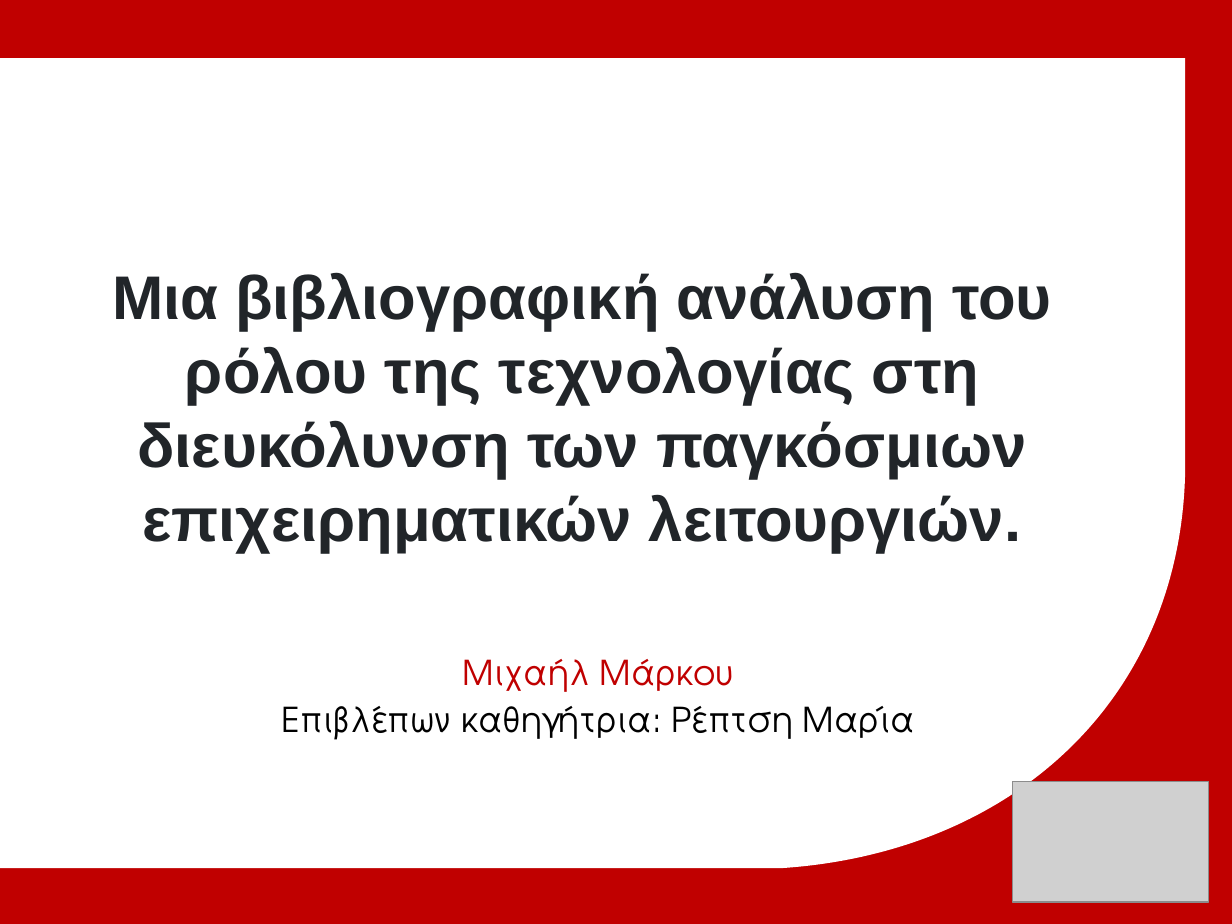
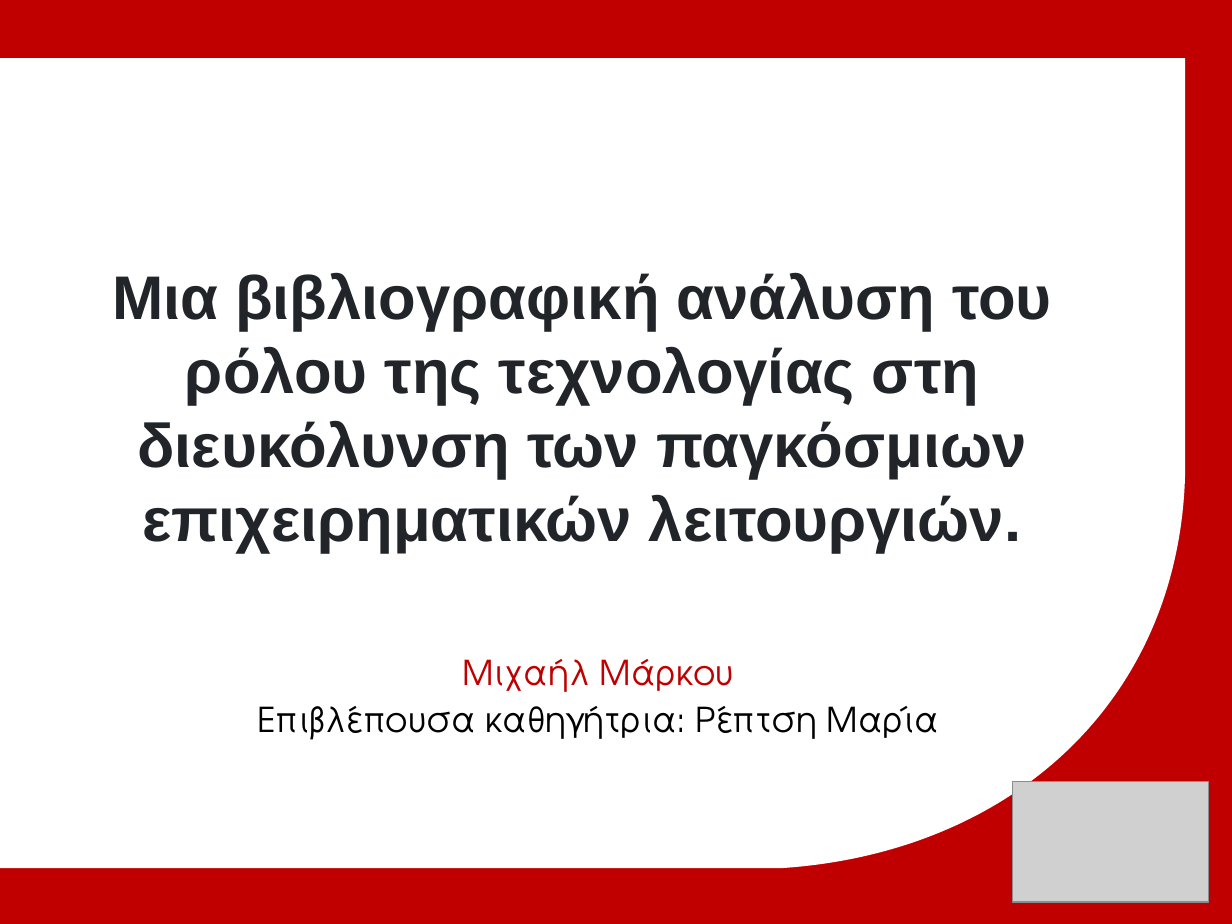
Before and after one commit to michailmarkou1995/MBA, a slide deck: slide 1 of SEKF/Μητροπολιτικό Κολλέγιο_ΣΕΚΦ[Μιχαηλ Μαρκου] IT in Global Business.pptx. Drawn at 1232x924 pixels with LibreOffice and Linux fonts; fonts in the diff are those of the drawing; grey boxes stand for pictures; background and template pictures are left out. Boxes give left, top, right and bottom in pixels: in the first picture for what was removed or moved away, otherwise in the second. Text is boxed around its words. In the diff, an @@ line names an element or a change of style, - is before the commit and + after.

```diff
--- a/SEKF/Μητροπολιτικό Κολλέγιο_ΣΕΚΦ[Μιχαηλ Μαρκου] IT in Global Business.pptx
+++ b/SEKF/Μητροπολιτικό Κολλέγιο_ΣΕΚΦ[Μιχαηλ Μαρκου] IT in Global Business.pptx
@@ text at (257, 706, 939, 740): text changed @@
-Επιβλέπων καθηγήτρια: Ρέπτση Μαρία
+Επιβλέπουσα καθηγήτρια: Ρέπτση Μαρία
```
Also in this commit, not shown: 1 other slide changed.
